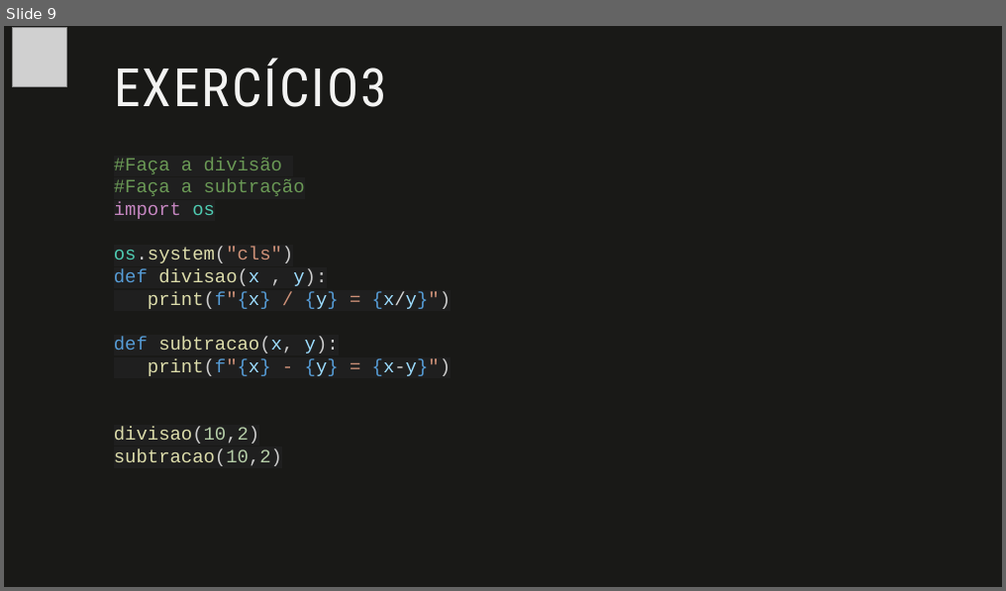
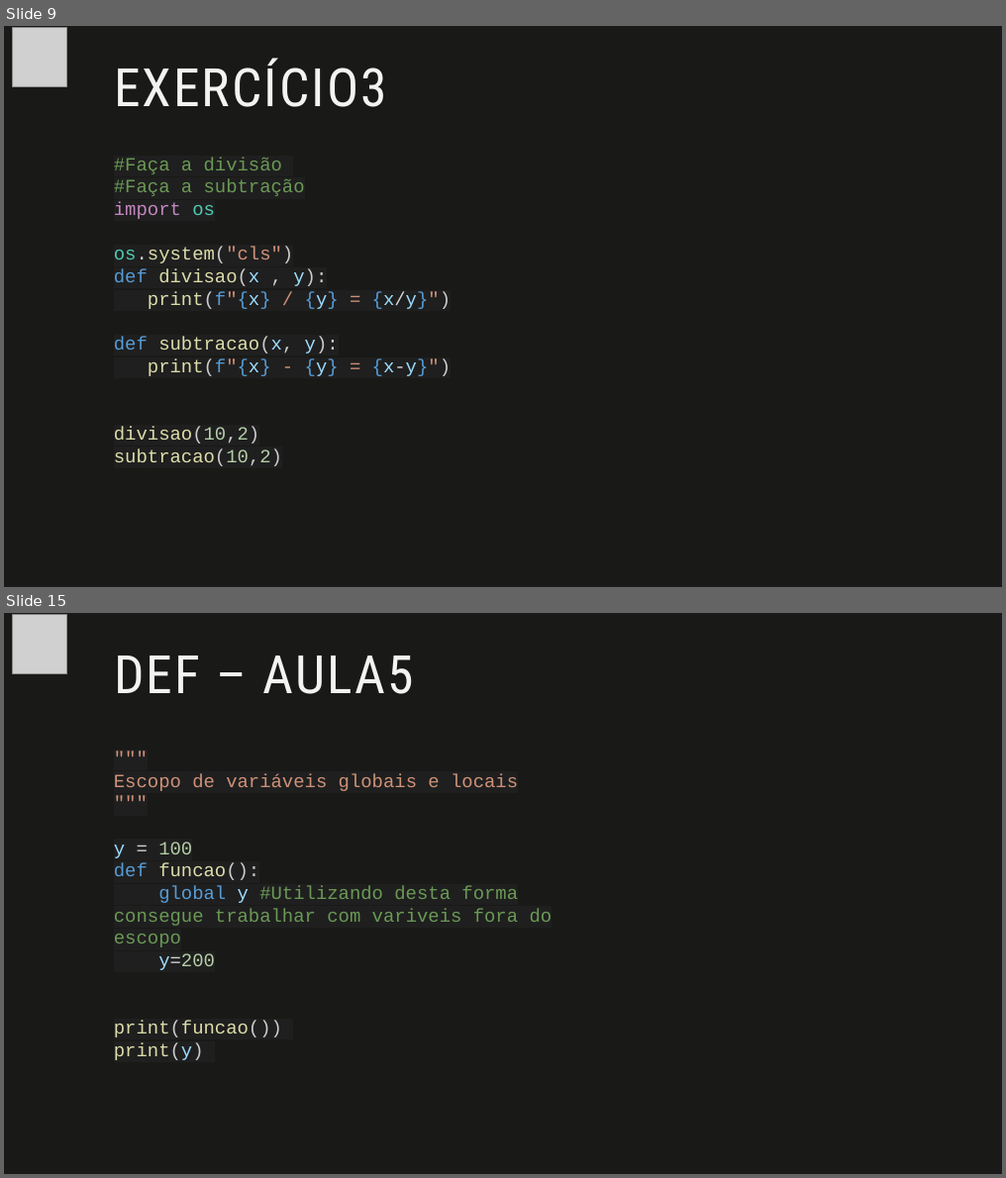
Before and after one commit to fabio-sudo/PythonCurso, a slide deck: Python_Dev/Python Intermediário/Material Python/1- Funções em Python.pptx. Shown one above the other, each under a label of ours: slide 9 before the commit, slides 9 and 15 after it; the slides between them are not shown. The pictures are 1006x591 and 1006x1178 pixels, drawn with LibreOffice and Linux fonts; fonts in the diff are those of the drawing; grey boxes stand for pictures. Boxes give left, top, right and bottom in pixels: in the first picture for what was removed or moved away, otherwise in the second. Text is boxed around its words. In the diff, an @@ line names an element or a change of style, - is before the commit and + after.

```diff
--- a/Python_Dev/Python Intermediário/Material Python/1- Funções em Python.pptx
+++ b/Python_Dev/Python Intermediário/Material Python/1- Funções em Python.pptx
@@ slide 15 added at [4, 613, 1002, 1174], background #191917 @@
@@ picture added at [12, 615, 66, 673] @@
@@ title added at [114, 656, 414, 694], 51 pt, text #F3F3F2 @@
+DEF – AULA5
@@ text added at [114, 773, 552, 1038], 18 pt, text #6A9955 @@
+"""
+Escopo de variáveis globais e locais
+"""
+y = 100
+def funcao():
+global y #Utilizando desta forma consegue trabalhar com variveis fora do escopo
+y=200
+print(funcao())
+print(y)
```
Also in this commit, not shown: 6 other slides added, 1 slide removed, 3 other files.
